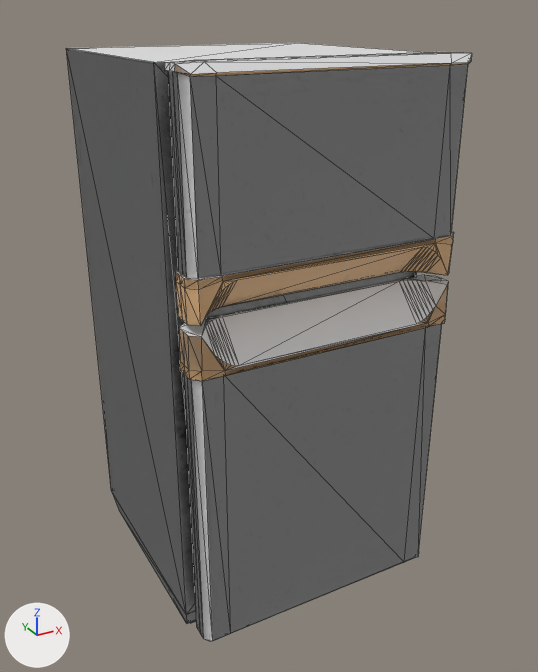
Two versions of the glTF model data/models/fridge.glb, one commit apart.
The view is the same before and after, from a 50 mm lens placed at (-2.56, -5.01, 4.42), pointed at (0.1, -0.17, 2.0). The axes (+X, +Y, +Z) are drawn at lower left. The lights are the same throughout. Mesh edges are drawn as thin lines. Where no turn or scale is listed for an object, it has been applied to the vertices. Vertices at the same position are counted once.

In view in the first picture: 'friedge', 'friedgebody', 'friedgedoor'.
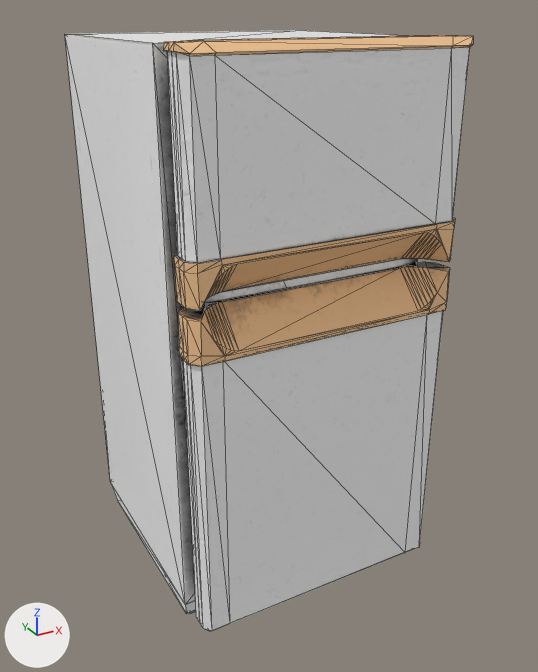
Where the newer file only moved an object's origin or applied its transform, the numbers keep the older frame.

Changed parts and their boxes (x1, y1, x2, y2) in the pictures (538 x 672 px):
'friedge', mesh moved: before (66, 48, 471, 642); after (65, 30, 473, 631)
'friedgedoor', deleted: before (164, 52, 472, 370)
'friedgebody', deleted: before (68, 43, 418, 623)

The change, as a diff of the scene's bpy script:
```diff
--- a/data/models/fridge.glb.py
+++ b/data/models/fridge.glb.py
@@ me_cylinder_002 @@
 me_cylinder_002.from_pydata(...)  # 526 vertices, 904 faces; spans x -1.02..1.02, y -1.24..1.11, z 0.0..4.27
 # used by ob_friedge; location = (0.0, 0.0, -0.1)
+# me_cylinder_002 part 1: the whole mesh is moved by (0.0, 0.0, 0.1)
 me_cylinder_002.materials.append(mat_material)
@@ ob_friedgedoor @@
-ob_friedgedoor = bpy.data.objects.new('friedgedoor', me_cube_001)
-ob_friedgedoor.location = (0.0, -2.0, 1.15)
@@ ob_friedgebody @@
-ob_friedgebody = bpy.data.objects.new('friedgebody', me_cube)
-ob_friedgebody.location = (0.0, 0.0, 1.15)
```
